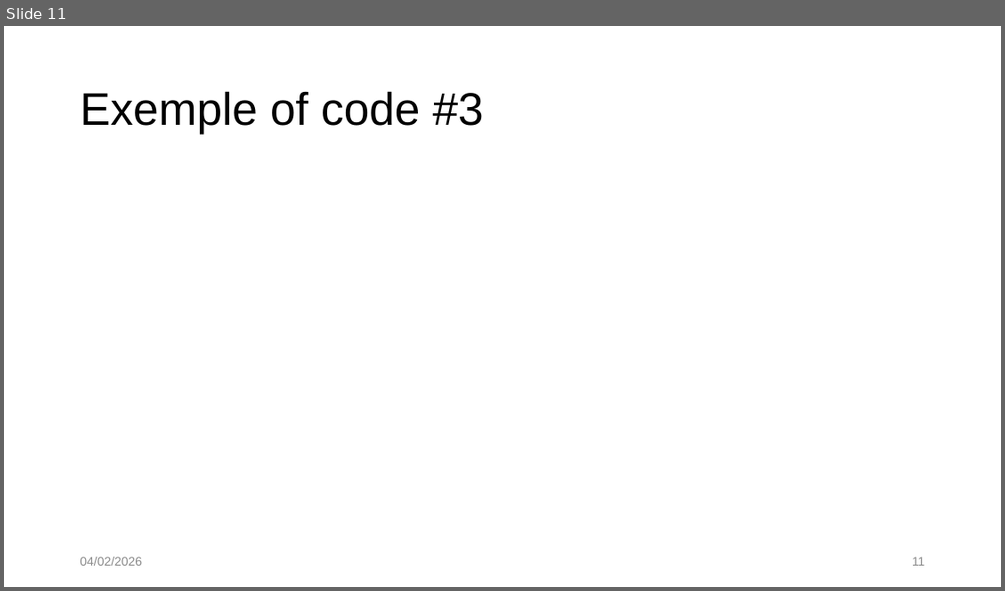
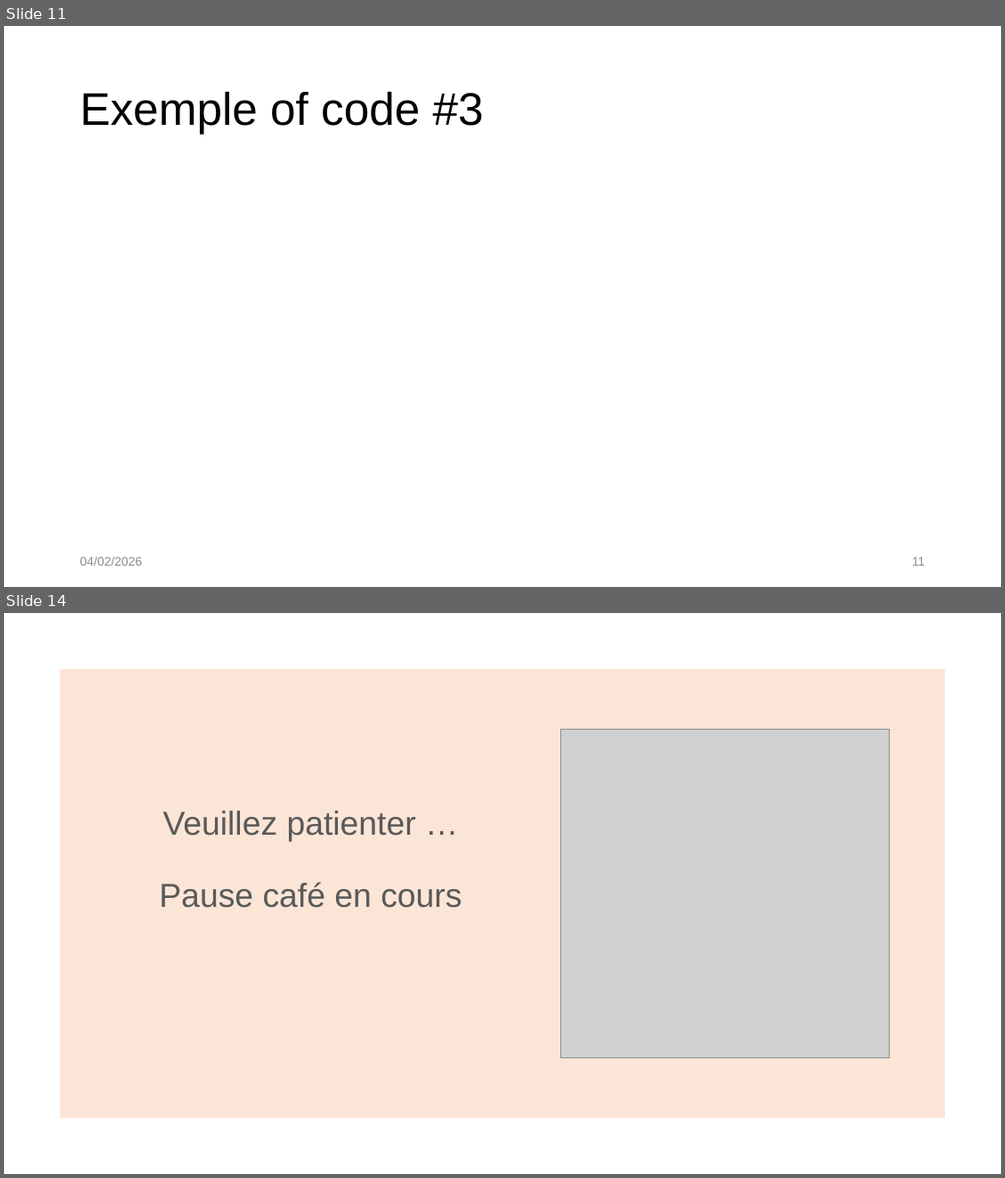
Before and after one commit to PrillBlizzard/Laser_Game_LTE-M, a slide deck: CR/Presentation_PFE.pptx. Shown one above the other, each under a label of ours: slide 11 before the commit, slides 11 and 14 after it; the slides between them are not shown. The pictures are 1005x591 and 1005x1178 pixels, drawn with LibreOffice and Linux fonts; fonts in the diff are those of the drawing; grey boxes stand for pictures. Boxes give left, top, right and bottom in pixels: in the first picture for what was removed or moved away, otherwise in the second. Text is boxed around its words. In the diff, an @@ line names an element or a change of style, - is before the commit and + after.

```diff
--- a/CR/Presentation_PFE.pptx
+++ b/CR/Presentation_PFE.pptx
@@ slide 14 added at [4,613,1001,1174], background #FFFFFF @@
@@ rectangle added at [60,669,945,1118], fill #FBE5D6 @@
@@ picture added at [561,729,890,1057] @@
@@ title added at [159,811,461,908], 32 pt, text #595959 @@
+Veuillez patienter …
+Pause café en cours
```
Also in this commit, not shown: 5 other slides added, 5 other files.
